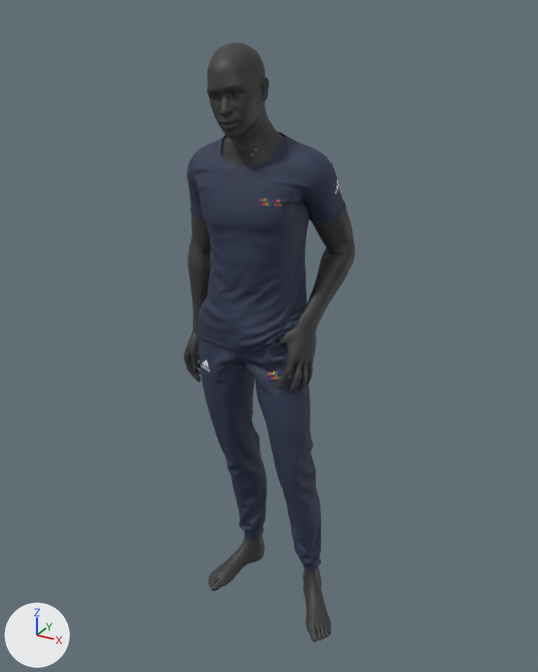
The glTF model 5.gltf as it was, and as the next commit left it.
The view is the same before and after, from a 50 mm lens placed at (1.154, -1.941, 1.096), pointed at (0.085, 0.002, 0.125). Lighting does not change. The marker at lower left points along +X, +Y and +Z. Where no turn or scale is listed for an object, it has been applied to the vertices. Vertices at the same position are counted once.

Objects in the first picture: 'body2', 'pants2', 't-shirt2'.
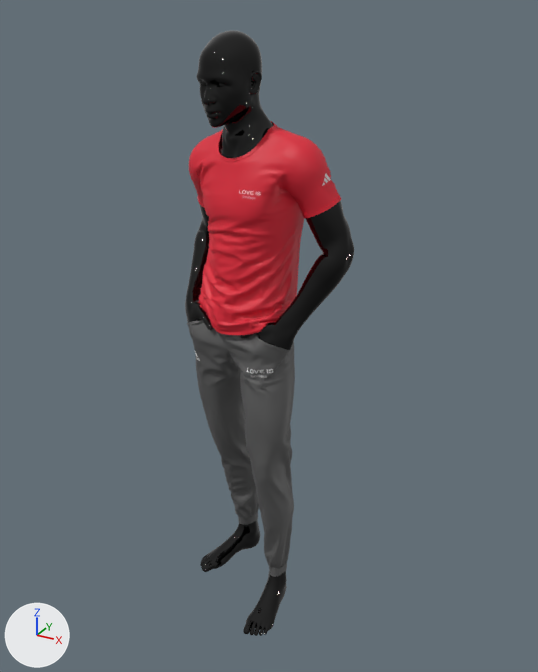
Boxes [x1, y1, x2, y2] around the edits, measured in the pictures (538 x 672 px):
't-shirt2', reshaped, moved, turned: before [187, 131, 346, 351]; after [189, 121, 341, 335]
'body2', surface changed, reshaped, moved, turned: before [184, 42, 355, 642]; after [185, 30, 354, 636]
'pants4.001', added: after [187, 320, 295, 577]
'pants2', deleted (blue): before [197, 334, 321, 572]

The change, as a diff of the scene's bpy script:
```diff
--- a/5.gltf.py
+++ b/5.gltf.py
@@ mat_pvc_furngrad_charcoal_gray_001 @@
 mat_pvc_furngrad_charcoal_gray_001.base_color = (0.0392, 0.0392, 0.0392)  # black #383838
-mat_pvc_furngrad_charcoal_gray_001.roughness = 0.553
+mat_pvc_furngrad_charcoal_gray_001.roughness = 0.0
+mat_pvc_furngrad_charcoal_gray_001.metallic = 1.0
@@ me_mesh_092 @@
 # used by ob_t_shirt2; location = (0.012, 0.0, -0.925); rotation_euler = (0.0, 0.0, 0.0873), in degrees (0, 0, 5); scale = (0.001, 0.001, 0.001)
-me_mesh_092.from_pydata(...)  # 15406 vertices, 30447 faces; spans x -256.0..268.0, y -111.0..199.0, z 1018.0..1683.0
-me_mesh_092.materials.append(mat_t_shirts_everlast_001)  # picture img_design_ohne_titel___2025_01_11t180001_713
+me_mesh_092.from_pydata(...)  # 15438 vertices, 30509 faces; spans x -270.0..296.0, y -118.0..198.0, z 1042.0..1686.0
+# me_mesh_092 part 2: 8 vertices moved within x -100.0..236.0, y -80.0..131.0, z 1138.0..1653.0; 15394 vertices removed from x -256.0..268.0, y -111.0..199.0, z 1018.0..1683.0; 15426 vertices added at x -270.0..296.0, y -118.0..198.0, z 1042.0..1686.0
+me_mesh_092.materials.append(mat_t_shirts_superman)  # picture img_design_ohne_titel___2025_01_11t222215_967
@@ me_mesh_102 @@
 # used by ob_body2; location = (0.759, 0.066, -0.928); rotation_euler = (0.0, 0.0, 0.0873), in degrees (0, 0, 5); scale = (0.001, 0.001, 0.001)
-me_mesh_102.from_pydata(...)  # 20257 vertices, 40398 faces; spans x -1024.0..-371.0, y -231.0..228.0, z 42.0..1936.0
+me_mesh_102.from_pydata(...)  # 20257 vertices, 40398 faces; spans x -294.0..334.0, y -258.0..196.0, z 41.0..1934.0
+# me_mesh_102 part 1: 20191 of 20257 vertices moved; they spanned x -1024.0..-371.0, y -231.0..228.0, z 42.0..1936.0 and now span x -294.0..334.0, y -258.0..196.0, z 41.0..1934.0; mean shift (748.0, -16.0, 9.0); largest move (-966.0, -3.0, 872.0) -> (-46.0, -101.0, 1052.0)
 me_mesh_102.materials.append(mat_pvc_furngrad_charcoal_gray_001)
@@ ob_pants2 @@
-ob_pants2 = bpy.data.objects.new('pants2', me_mesh_091)
@@ ob_t_shirt2 @@
 ob_t_shirt2 = bpy.data.objects.new('t-shirt2', me_mesh_092)
-ob_t_shirt2.location = (0.012, 0.0, -0.925)
-ob_t_shirt2.rotation_euler = (0.0, 0.0, 0.0873)  # degrees (0, 0, 5)
+ob_t_shirt2.location = (-0.003, -0.022, -0.894)
+ob_t_shirt2.rotation_euler = (0.0, 0.0, -0.175)  # degrees (0, 0, -10)
 ob_t_shirt2.scale = (0.001, 0.001, 0.001)
@@ ob_body2 @@
 ob_body2 = bpy.data.objects.new('body2', me_mesh_102)
-ob_body2.location = (0.759, 0.066, -0.928)
-ob_body2.rotation_euler = (0.0, 0.0, 0.0873)  # degrees (0, 0, 5)
+ob_body2.location = (-0.003, -0.022, -0.894)
+ob_body2.rotation_euler = (0.0, 0.0, -0.175)  # degrees (0, 0, -10)
 ob_body2.scale = (0.001, 0.001, 0.001)
@@ ob_pants4_001 @@
+ob_pants4_001 = bpy.data.objects.new('pants4.001', me_mesh_032)  # 17009 vertices, 33708 faces; spans x -0.201..0.223, y -0.166..0.163, z 0.167..1.171; in mat_pants_adidas_001 (picture img_design_ohne_titel___2025_01_11t222404_152)
+ob_pants4_001.location = (-0.003, -0.022, -0.894)
```
